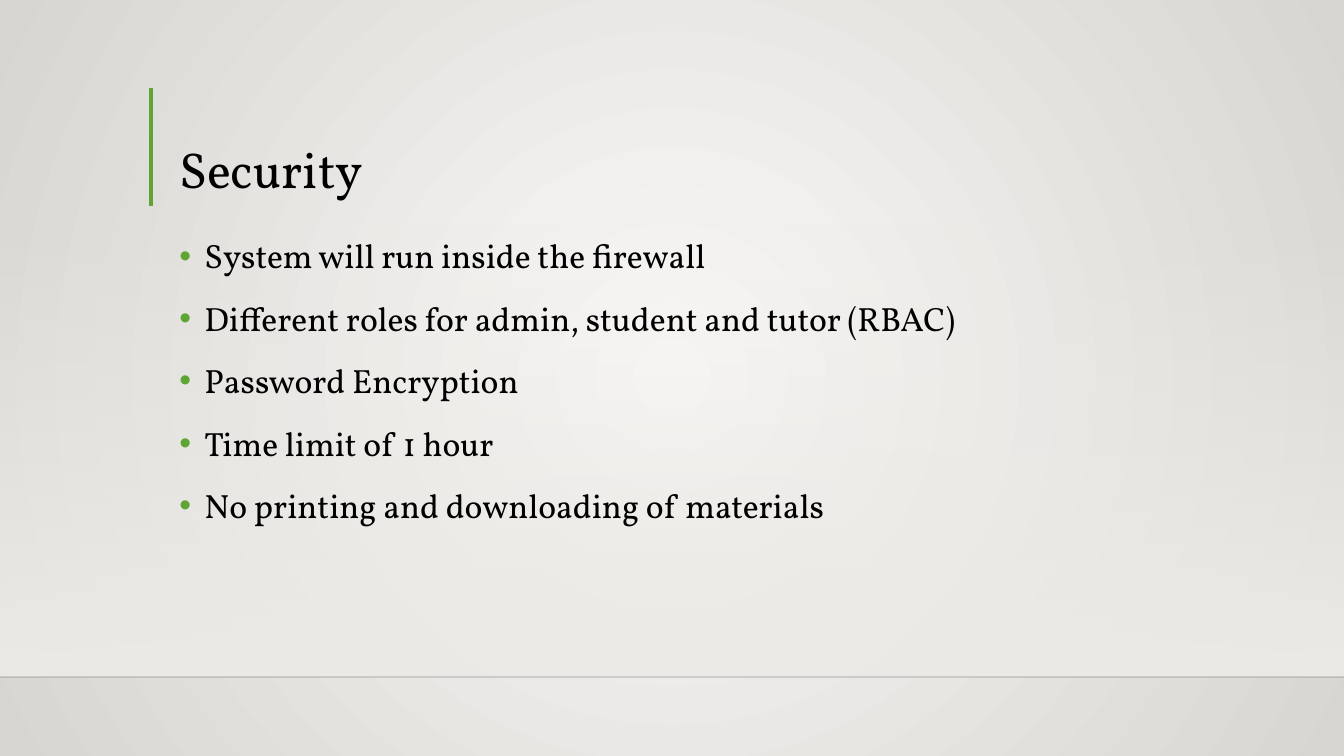
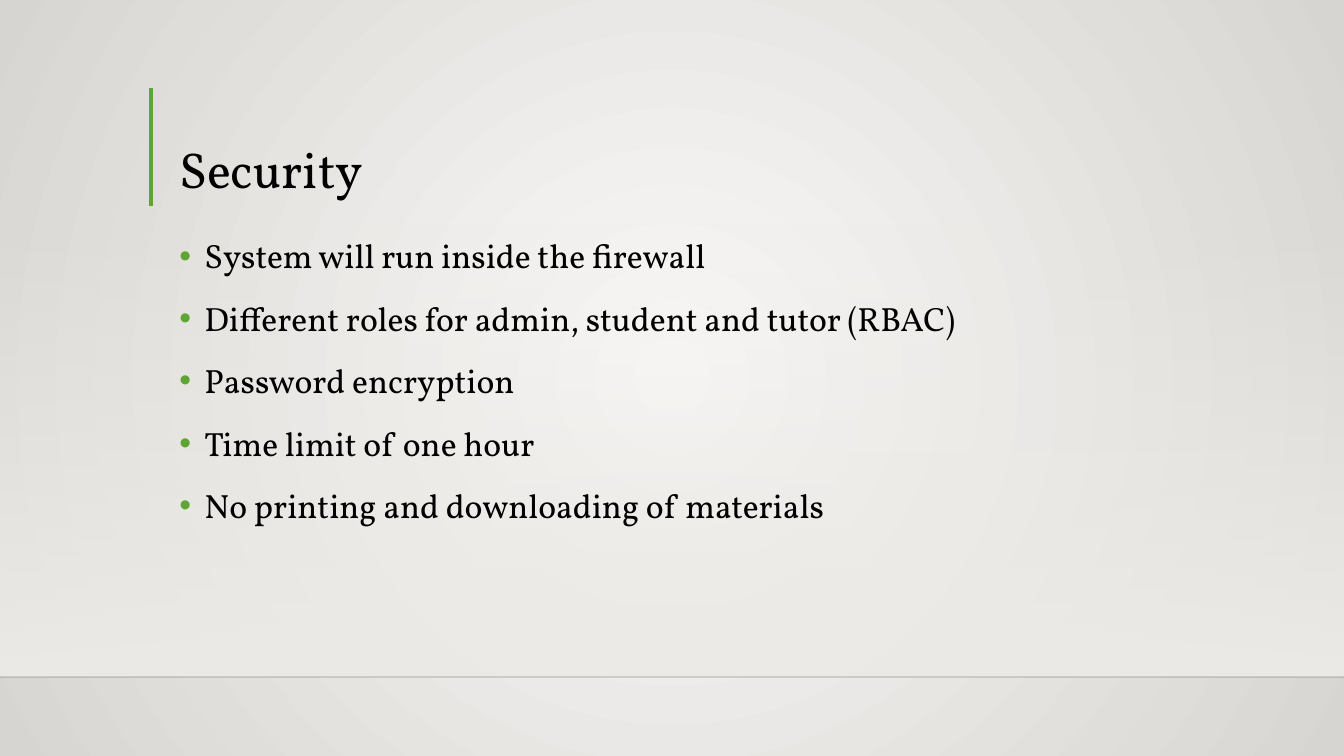
Before and after one commit to seans888/Project---LSC-2, a slide deck: slide 13 of Documentation/MCSPROJ/LSC-LMS PPT.pptx (slide 12 before the commit). Drawn at 1344x756 pixels with LibreOffice and Linux fonts; fonts in the diff are those of the drawing; background and template pictures are left out. Boxes give left, top, right and bottom in pixels: in the first picture for what was removed or moved away, otherwise in the second. Text is boxed around its words. In the diff, an @@ line names an element or a change of style, - is before the commit and + after.

```diff
--- a/Documentation/MCSPROJ/LSC-LMS PPT.pptx
+++ b/Documentation/MCSPROJ/LSC-LMS PPT.pptx
@@ text at <box>204,369,534,457</box>: text changed @@
-• Password Encryption
-• Time limit of 1 hour
+• Password encryption
+• Time limit of one hour
```
Also in this commit, not shown: 6 other slides changed, 1 slide added.
